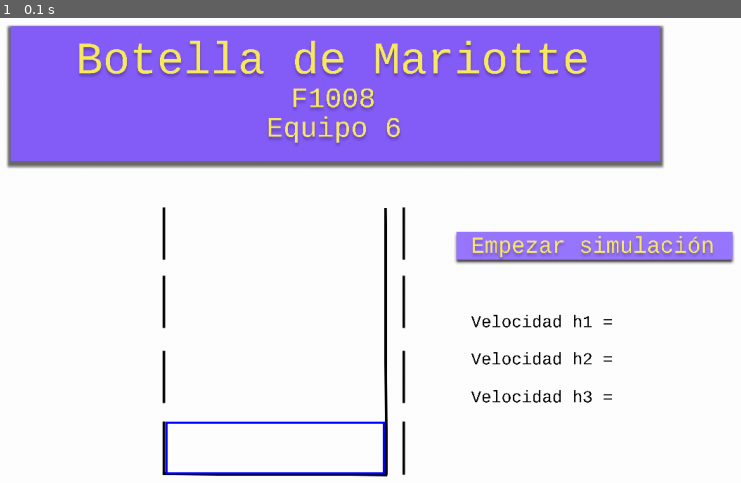
Above: before the commit, frame 1.
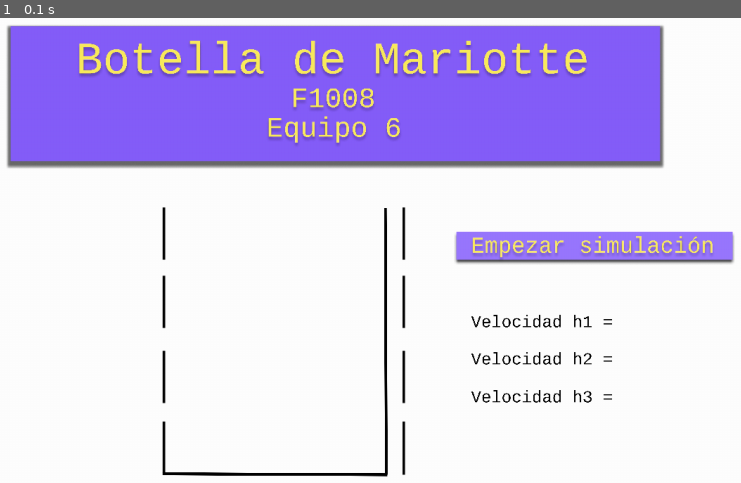
Above: after the commit, the same moment.

Repository: DulceBucio/SimuladorMariotte
Game: pygame game, started from simuladorpygame.py
Two runs of this game, one before a commit and one after it. Both use one fixed random seed, a clock stepped at 60 frames per second and the inputs below.
Inputs:
- Up to frame 1 (0.1 s): no input

The runs differ from the first frame. In frame 1, 0.5% of the frame differs, in the area x 22-52%, y 86-99%.

Commit message:
weas weas

Diff:
--- a/simuladorpygame.py
+++ b/simuladorpygame.py
@@ -48,8 +48,7 @@
 while True:
     screen.fill((255, 255, 255))
     screen.blit(fondo, (0,0))
-    draw.rect(screen, (0,0,255), (399,600, 312, 75), 3)
     for e in event.get():
         if e.type == QUIT: sys.exit()
-
+    #draw.rect(screen, (0,0,255), (399,600, 312, 600), 3) coso que no funciono
     display.flip()
